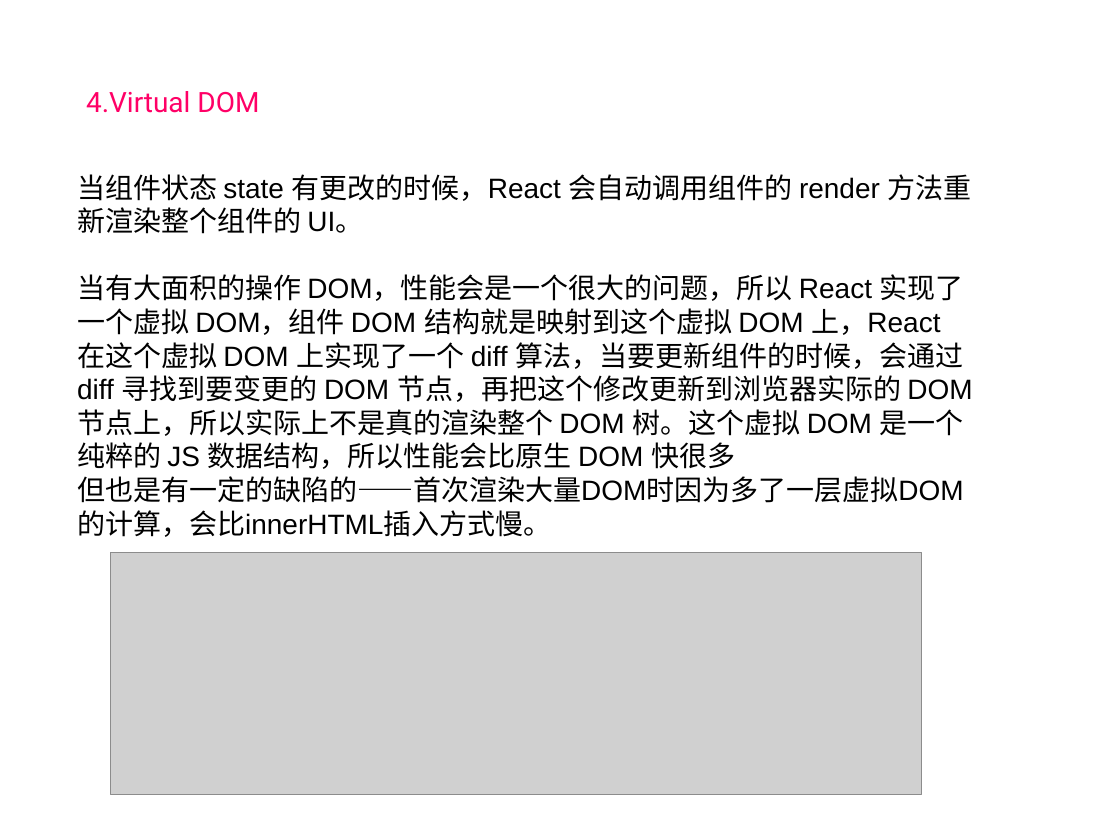
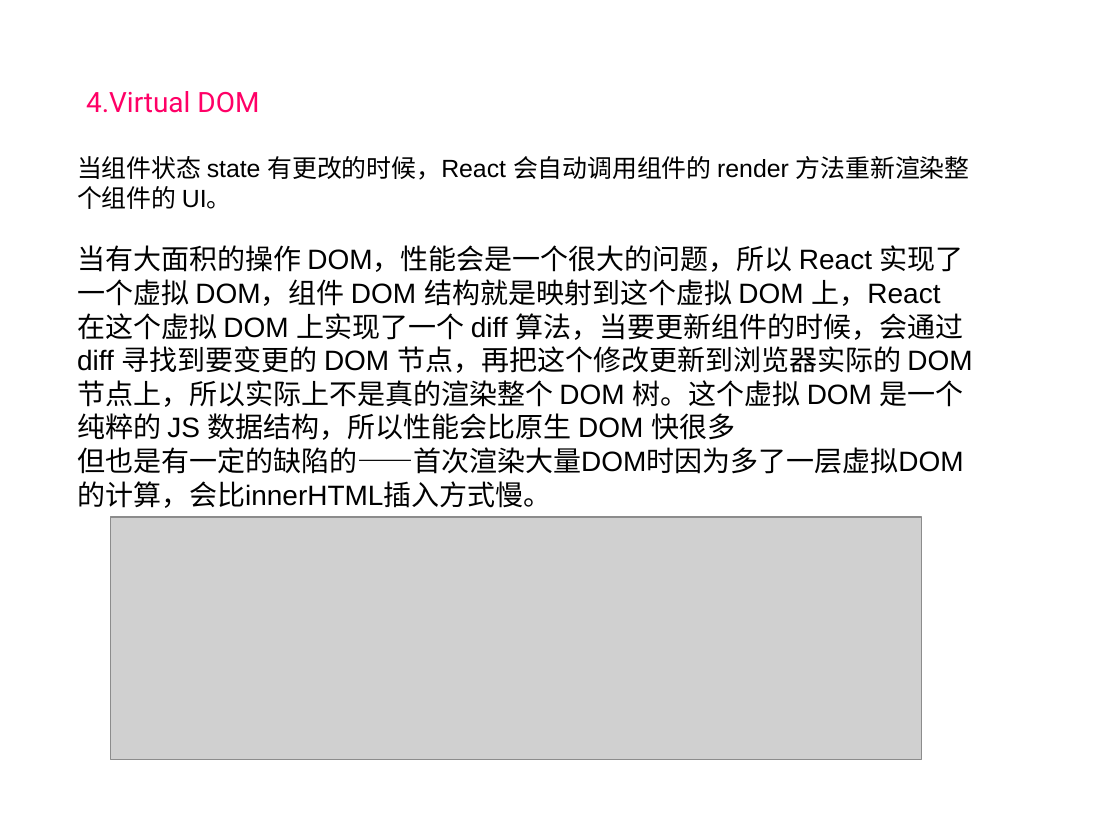
Before and after one commit to guanmeiqi/react-basicKnowledges, a slide deck: slide 21 of react.ppt (slide 19 before the commit). Drawn at 1120x840 pixels with LibreOffice and Linux fonts; fonts in the diff are those of the drawing; grey boxes stand for pictures; background and template pictures are left out. Boxes give left, top, right and bottom in pixels: in the first picture for what was removed or moved away, otherwise in the second. Text is boxed around its words. In the diff, an @@ line names an element or a change of style, - is before the commit and + after.

```diff
--- a/react.ppt
+++ b/react.ppt
@@ text "当组件状态 state 有更改的时候，React 会自动调用组件的 render ...": place and size @@
-text "当组件状态 state 有更改的时候，React 会自动调用组件的 render ..." at [77,174,972,537]
+text "当组件状态 state 有更改的时候，React 会自动调用组件的 render ..." at [77,156,972,508]
@@ text at [77,156,970,209]: size 18 to 16 pt in "当组件状态 state 有更改的时候，React 会自动调用组件的 render 方法重新渲染整个组件的 UI。" @@
@@ picture: place and size @@
-picture at [110,552,921,794]
+picture at [110,517,921,759]
```
Also in this commit, not shown: 19 other slides changed, 2 slides added, 4 slides removed, 38 other files.
